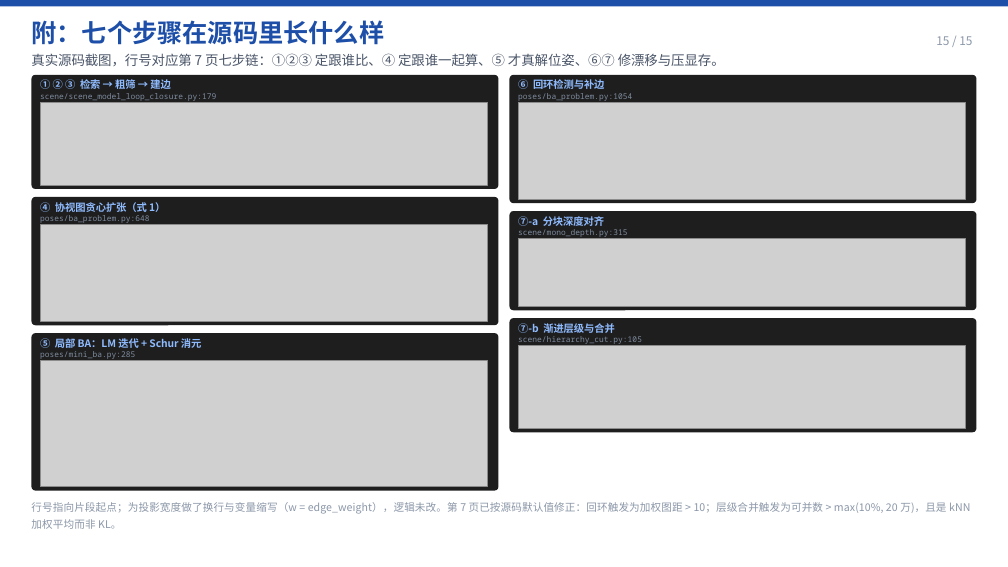
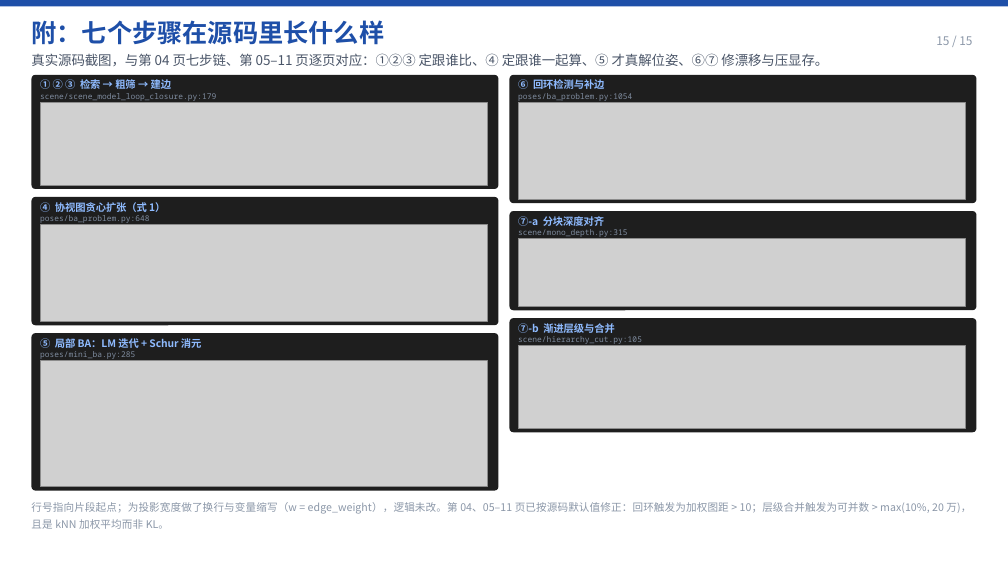
Before and after one commit to LeoZhengWei/ecnu-cs, a slide deck: slide 15 of ecnu-cg/02-PPT/PPT-即时三维高斯泼溅重建.pptx. Drawn at 1008x567 pixels with LibreOffice and Linux fonts; fonts in the diff are those of the drawing; grey boxes stand for pictures. Boxes give left, top, right and bottom in pixels: in the first picture for what was removed or moved away, otherwise in the second. Text is boxed around its words. In the diff, an @@ line names an element or a change of style, - is before the commit and + after.

Commit message:
feat(ecnu-cg): PPT 重构为「七步各一页」，报告同步并补七张方法示意图
- PPT 15 页重排：P2 背景+四类问题、P3 摘要+贡献+创新（原四页压成两页）；
  P4 方法总览；P5-P11 七个步骤各一页，每页固定「做什么/示意图/核心公式/
  关键超参/为什么」五段；P12 补 4 条消融条；P13 删掉全部复现工程问题，
  只留论文自述边界。原「三代工作演进」页并入 P14 结论首句。
- 新增 figs/fig1..7 七张 matplotlib 示意图与 formula/f05..11 七张公式渲染图
  （原底部公式为 ASCII 拼写法，现统一为矢量排版图）。
- slide 源码 slides/01..15 全量同步；新增 tools/figs.py、gen_steps.py、
  render_formula.py 三个可复现生成脚本。
- 报告 3.3 节按七步重写（总表+每步一段+居中公式），插入图 1-7；
  01-报告/img/m1..m7.png 与插值脚本 tools/insert_figs.py 一并入库。
- 讲稿第 2 章重写为主讲 12:20（另附 10 分钟压缩方案）；STORY、讲稿要点、
  交付说明、README 同步；「跳数」口径统一修正为「加权图距」。

```diff
--- a/ecnu-cg/02-PPT/PPT-即时三维高斯泼溅重建.pptx
+++ b/ecnu-cg/02-PPT/PPT-即时三维高斯泼溅重建.pptx
@@ text at box(31, 53, 828, 66): text changed @@
-真实源码截图，行号对应第 7 页七步链：①②③ 定跟谁比、④ 定跟谁一起算、⑤ 才真解位姿、⑥⑦ 修漂移与压显存。
+真实源码截图，与第 04 页七步链、第 05–11 页逐页对应：①②③ 定跟谁比、④ 定跟谁一起算、⑤ 才真解位姿、⑥⑦ 修漂移与压显存。
@@ text at box(31, 502, 971, 529): text changed @@
-行号指向片段起点；为投影宽度做了换行与变量缩写（w = edge_weight），逻辑未改。第 7 页已按源码默认值修正：回环触发为加权图距 > 10；层级合并触发为可并数 > max(10%, 20 万)，且是 kNN 加权平均而非 KL。
+行号指向片段起点；为投影宽度做了换行与变量缩写（w = edge_weight），逻辑未改。第 04、05–11 页已按源码默认值修正：回环触发为加权图距 > 10；层级合并触发为可并数 > max(10%, 20 万)，且是 kNN 加权平均而非 KL。
```
Also in this commit, not shown: 6 other slides changed, 8 slides added, 8 slides removed, 47 other files.
